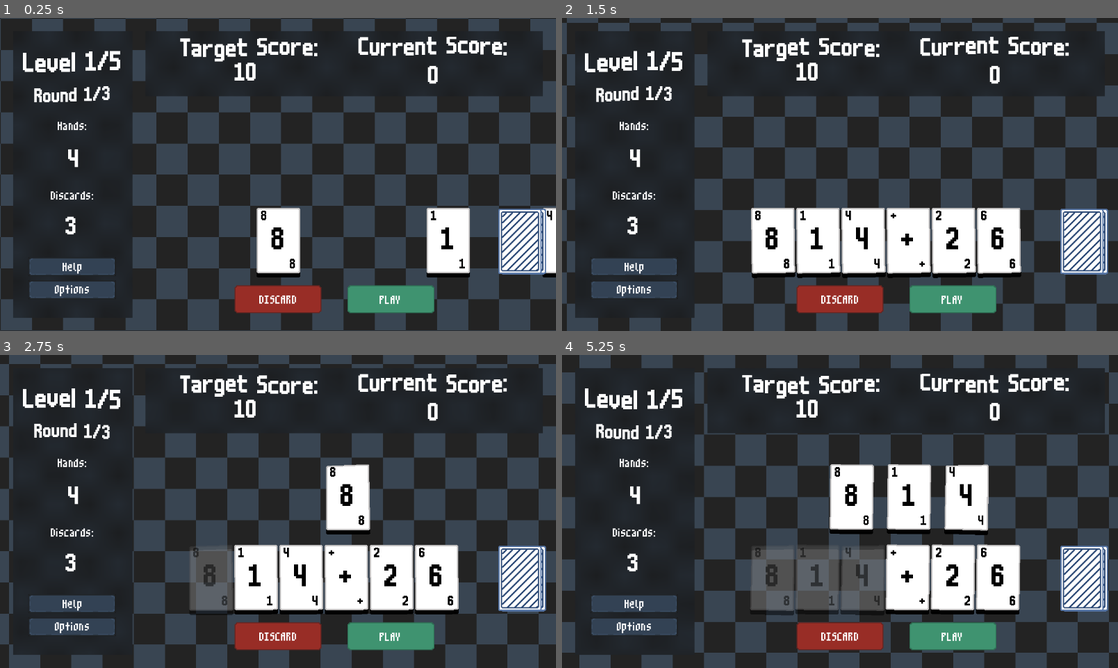
Above: before the commit, frames 1-4 (two rows, left to right).
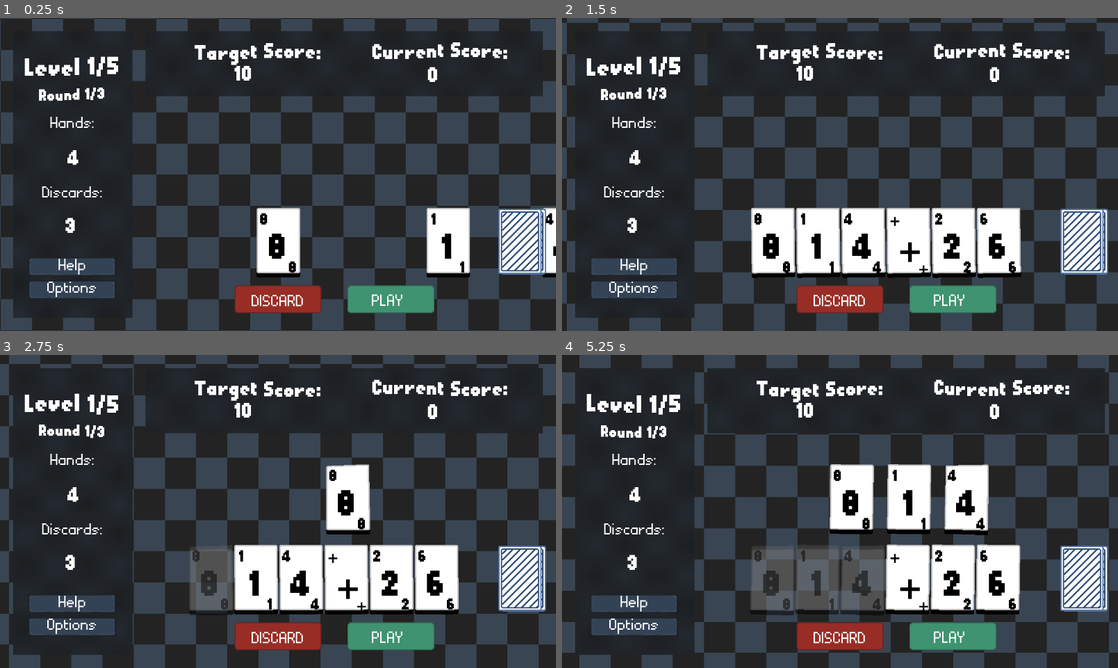
Above: after the commit, the same moments.

Repository: hd2802/stack-demon
Game: Godot game, scene res://_Scenes/LevelRunner/level_runner.tscn
Same seed, same stepped clock (60 frames per second), same inputs: the game is played once before the commit and once after it.
Inputs (mouse positions are in pixels of both pictures, inside the frame that each line leads up to):
- Up to frame 1 (0.25 s): no input
- Up to frame 2 (1.5 s): click "PLAY" at 0.5 s; click "PLAY" at 1.25 s
- Up to frame 3 (2.75 s): click (211, 577) at 2 s
- Up to frame 4 (5.25 s): click (773, 577) at 2.77 s; click (817, 577) at 3.52 s; click (817, 577) at 4.25 s; click (862, 577) at 5.02 s

The runs differ from the first frame. In frame 1, 4.6% of the frame differs, in the area x 4-100%, y 6-93%; in frame 2, 5.5%; in frame 3, 5.7%; in frame 4, 6.1%, in the area x 4-92%, y 6-93%.

Commit message:
feat: change font

Diff:
--- a/Resources/Themes/card_theme.tres
+++ b/Resources/Themes/card_theme.tres
@@ -1,8 +1,8 @@
 [gd_resource type="Theme" load_steps=2 format=3 uid="uid://b8rufdjyp1b2b"]
 
-[ext_resource type="FontFile" uid="uid://ddaxbmish44ev" path="res://Assets/Fonts/m6x11.ttf" id="1_8tug8"]
+[ext_resource type="FontFile" uid="uid://cmj4l0bfu24do" path="res://Assets/Fonts/PixelAE-Bold.ttf" id="1_pfk36"]
 
 [resource]
-default_font = ExtResource("1_8tug8")
+default_font = ExtResource("1_pfk36")
 default_font_size = 72
 Label/colors/font_color = Color(0, 0, 0, 1)
--- a/Resources/Themes/default.tres
+++ b/Resources/Themes/default.tres
@@ -1,8 +1,8 @@
 [gd_resource type="Theme" load_steps=2 format=3 uid="uid://w4cehlc025w8"]
 
-[ext_resource type="FontFile" uid="uid://ddaxbmish44ev" path="res://Assets/Fonts/m6x11.ttf" id="1_a7nir"]
+[ext_resource type="FontFile" uid="uid://cmj4l0bfu24do" path="res://Assets/Fonts/PixelAE-Bold.ttf" id="1_piocd"]
 
 [resource]
-default_font = ExtResource("1_a7nir")
+default_font = ExtResource("1_piocd")
 default_font_size = 60
 Label/colors/font_color = Color(0, 0, 0, 1)
--- a/Resources/Themes/label.tres
+++ b/Resources/Themes/label.tres
@@ -1,7 +1,7 @@
 [gd_resource type="Theme" load_steps=2 format=3 uid="uid://engys5p3iknv"]
 
-[ext_resource type="FontFile" uid="uid://dau2kfrillxnh" path="res://Assets/Fonts/m3x6.ttf" id="1_fgx82"]
+[ext_resource type="FontFile" uid="uid://cna0rxqurctla" path="res://Assets/Fonts/PixelAE-Regular.ttf" id="1_uyiqx"]
 
 [resource]
-default_font = ExtResource("1_fgx82")
-default_font_size = 50
+default_font = ExtResource("1_uyiqx")
+default_font_size = 32
--- a/Resources/Themes/level_title.tres
+++ b/Resources/Themes/level_title.tres
@@ -1,7 +1,7 @@
 [gd_resource type="Theme" load_steps=2 format=3 uid="uid://dltx8n0ryx35r"]
 
-[ext_resource type="FontFile" uid="uid://ddaxbmish44ev" path="res://Assets/Fonts/m6x11.ttf" id="1_8o50r"]
+[ext_resource type="FontFile" uid="uid://cmj4l0bfu24do" path="res://Assets/Fonts/PixelAE-Bold.ttf" id="1_qsdrv"]
 
 [resource]
-default_font = ExtResource("1_8o50r")
-default_font_size = 64
+default_font = ExtResource("1_qsdrv")
+default_font_size = 50
--- a/Resources/Themes/stack.tres
+++ b/Resources/Themes/stack.tres
@@ -1,7 +1,7 @@
 [gd_resource type="Theme" load_steps=2 format=3 uid="uid://de0d88t3bbp3w"]
 
-[ext_resource type="FontFile" uid="uid://ddaxbmish44ev" path="res://Assets/Fonts/m6x11.ttf" id="1_3c2sy"]
+[ext_resource type="FontFile" uid="uid://cmj4l0bfu24do" path="res://Assets/Fonts/PixelAE-Bold.ttf" id="1_rhcv2"]
 
 [resource]
-default_font = ExtResource("1_3c2sy")
-default_font_size = 60
+default_font = ExtResource("1_rhcv2")
+default_font_size = 42
--- a/Resources/Themes/stack_item.tres
+++ b/Resources/Themes/stack_item.tres
@@ -1,8 +1,8 @@
 [gd_resource type="Theme" load_steps=2 format=3 uid="uid://dom63suaqtrwc"]
 
-[ext_resource type="FontFile" uid="uid://ddaxbmish44ev" path="res://Assets/Fonts/m6x11.ttf" id="1_dm8wk"]
+[ext_resource type="FontFile" uid="uid://cmj4l0bfu24do" path="res://Assets/Fonts/PixelAE-Bold.ttf" id="1_1ply8"]
 
 [resource]
-default_font = ExtResource("1_dm8wk")
+default_font = ExtResource("1_1ply8")
 default_font_size = 50
 Label/colors/font_color = Color(0, 0, 0, 1)
--- a/_Scenes/Level/level.tscn
+++ b/_Scenes/Level/level.tscn
@@ -54,8 +54,8 @@
 layout_mode = 0
 offset_left = 80.0
 offset_top = 16.0
-offset_right = 399.0
-offset_bottom = 70.0
+offset_right = 441.0
+offset_bottom = 92.0
 theme = ExtResource("10_ydtrd")
 bbcode_enabled = true
 text = "[wave amp=25 freq=1]Target Score:[/wave]"
@@ -65,9 +65,9 @@
 [node name="CurrentScore" type="RichTextLabel" parent="TargetBar"]
 layout_mode = 0
 offset_left = 490.0
-offset_top = 13.0
-offset_right = 835.0
-offset_bottom = 67.0
+offset_top = 5.0
+offset_right = 869.0
+offset_bottom = 99.0
 theme = ExtResource("10_ydtrd")
 bbcode_enabled = true
 text = "[wave amp=25 freq=1]Current Score:[/wave]"
@@ -78,7 +78,7 @@
 offset_left = 30.0
 offset_top = 75.0
 offset_right = 305.0
-offset_bottom = 139.0
+offset_bottom = 163.0
 theme = ExtResource("4_5phq7")
 bbcode_enabled = true
 horizontal_alignment = 1
@@ -90,7 +90,7 @@
 offset_right = 305.0
 offset_bottom = 211.0
 theme = ExtResource("10_ydtrd")
-theme_override_font_sizes/normal_font_size = 46
+theme_override_font_sizes/normal_font_size = 32
 bbcode_enabled = true
 horizontal_alignment = 1
 vertical_alignment = 1
@@ -133,10 +133,10 @@
 
 [node name="Label" type="Label" parent="PlayCardButton"]
 layout_mode = 0
-offset_left = 74.0
-offset_top = 9.0
-offset_right = 135.0
-offset_bottom = 53.0
+offset_left = 56.0
+offset_top = 15.0
+offset_right = 130.0
+offset_bottom = 114.0
 text = "PLAY
 "
 
@@ -150,10 +150,10 @@
 
 [node name="Label2" type="Label" parent="DiscardButton"]
 layout_mode = 0
-offset_left = 57.0
-offset_top = 8.0
-offset_right = 145.0
-offset_bottom = 93.0
+offset_left = 39.0
+offset_top = 16.0
+offset_right = 161.0
+offset_bottom = 115.0
 text = "DISCARD
 "
 
--- a/_Scenes/Shop/shop.tscn
+++ b/_Scenes/Shop/shop.tscn
@@ -1,31 +1,7 @@
-[gd_scene load_steps=8 format=3 uid="uid://cq85swbj7uyim"]
+[gd_scene load_steps=3 format=3 uid="uid://cq85swbj7uyim"]
 
 [ext_resource type="Script" uid="uid://dsdvaq2rowt4p" path="res://_Scripts/Shop/shop.gd" id="1_lr4xu"]
 [ext_resource type="Theme" uid="uid://engys5p3iknv" path="res://Resources/Themes/label.tres" id="2_nd2u3"]
-[ext_resource type="Shader" uid="uid://btvii1n8uj1ap" path="res://Resources/Shaders/swirl.gdshader" id="2_yg0q2"]
-[ext_resource type="Shader" uid="uid://dh00vr0itc8wv" path="res://Resources/Shaders/blur.gdshader" id="3_o5jc3"]
-[ext_resource type="Theme" uid="uid://de0d88t3bbp3w" path="res://Resources/Themes/stack.tres" id="5_o5jc3"]
-
-[sub_resource type="ShaderMaterial" id="ShaderMaterial_pgat4"]
-shader = ExtResource("2_yg0q2")
-shader_parameter/polar_coordinates = false
-shader_parameter/polar_center = Vector2(0.5, 0.5)
-shader_parameter/polar_zoom = 1.0
-shader_parameter/polar_repeat = 1.0
-shader_parameter/spin_rotation = 0.0
-shader_parameter/spin_speed = 1.0
-shader_parameter/offset = Vector2(0, 0)
-shader_parameter/colour_1 = Color(0.289925, 0.424146, 0.508344, 1)
-shader_parameter/colour_2 = Color(0.205117, 0.205117, 0.205117, 1)
-shader_parameter/colour_3 = Color(0.175168, 0.242768, 0.407085, 1)
-shader_parameter/contrast = 2.0
-shader_parameter/spin_amount = 0.36
-shader_parameter/pixel_filter = 700.0
-
-[sub_resource type="ShaderMaterial" id="ShaderMaterial_ki6lq"]
-shader = ExtResource("3_o5jc3")
-shader_parameter/lod = 4.43
-shader_parameter/mix_percentage = 0.427
 
 [node name="Shop" type="Control"]
 layout_mode = 3
@@ -36,20 +12,6 @@
 grow_vertical = 2
 script = ExtResource("1_lr4xu")
 
-[node name="Background" type="ColorRect" parent="."]
-material = SubResource("ShaderMaterial_pgat4")
-layout_mode = 0
-offset_right = 1280.0
-offset_bottom = 720.0
-
-[node name="PlaceholderPanel" type="ColorRect" parent="."]
-material = SubResource("ShaderMaterial_ki6lq")
-layout_mode = 0
-offset_left = 100.0
-offset_top = 66.0
-offset_right = 1176.0
-offset_bottom = 632.0
-
 [node name="ContinueButton" type="Button" parent="."]
 layout_mode = 0
 offset_left = 515.0
@@ -59,36 +21,4 @@
 theme = ExtResource("2_nd2u3")
 text = "Continue"
 
-[node name="RichTextLabel" type="RichTextLabel" parent="."]
-layout_mode = 0
-offset_left = 4.0
-offset_top = 62.0
-offset_right = 1282.0
-offset_bottom = 206.0
-theme = ExtResource("5_o5jc3")
-theme_override_font_sizes/normal_font_size = 70
-bbcode_enabled = true
-text = "[wave amp=25 freq=1.5] Level Complete[/wave]"
-horizontal_alignment = 1
-vertical_alignment = 1
-
-[node name="Label" type="Label" parent="."]
-layout_mode = 0
-offset_top = 171.0
-offset_right = 1280.0
-offset_bottom = 212.0
-theme = ExtResource("2_nd2u3")
-text = "Pick a Special Card"
-horizontal_alignment = 1
-vertical_alignment = 1
-
-[node name="CardContainer" type="HBoxContainer" parent="."]
-layout_mode = 0
-offset_left = 330.0
-offset_top = 283.0
-offset_right = 930.0
-offset_bottom = 433.0
-theme_override_constants/separation = 16
-alignment = 1
-
 [connection signal="pressed" from="ContinueButton" to="." method="_on_continue_button_pressed"]
--- a/_Scripts/Shop/shop.gd
+++ b/_Scripts/Shop/shop.gd
@@ -1,59 +1,10 @@
 extends Control
 class_name Shop
 
-var selected_card : StaticCard
-
-var card_list : Array[Card]
-var gen_cards : Array[String]
-
-var card_container : HBoxContainer
-var card_one : StaticCard
-var card_two : StaticCard
-var card_three : StaticCard
-
-var CARDS = [
-	"multiply", "multiply", "exponent",
-	"multiply", "multiply", "multiply", "multiply"
-]
-
-signal shop_finished()
+signal shop_finished
 
 func _ready() -> void:
-	get_tree().paused = false
-	card_container = $CardContainer
-	generate_cards()
-
-func generate_cards() -> void:
-	CARDS.shuffle()
-	gen_cards.append(CARDS[0])
-	gen_cards.append(CARDS[1])
-	gen_cards.append(CARDS[2])
-
-	for card in gen_cards:
-		var new_card = load("res://_Scenes/Card/StaticCard/static_card.tscn").instantiate()
-		new_card.createCard(card)
-		card_container.add_child(new_card)
-		new_card.clicked.connect(_on_card_clicked)
-
-func _on_card_clicked(card : StaticCard) -> void:
-	selected_card = card
-	var idx = card_list.find(card)
-
-	for static_card in card_list:
-		if selected_card != static_card:
-			card_container.remove_child(static_card)
-			static_card.queue_free()
-		else:
-			static_card.disabled = true
-
-			var shader_rect = ColorRect.new()
-			shader_rect.set_size(Vector2(100, 150))
-
-			var highlight_shader = load("res://Resources/Shaders/highlight.gdshader")
-			shader_rect.material = ShaderMaterial.new()
-			shader_rect.material.shader = highlight_shader
-
-			static_card.add_child(shader_rect)
+	pass
 
 func _on_continue_button_pressed() -> void:
 	shop_finished.emit()
Binary file added: Assets/Fonts/PixelAE-Bold.ttf
Not shown, added: Assets/Fonts/PixelAE-Bold.ttf.import
Binary file added: Assets/Fonts/PixelAE-Regular.ttf
Not shown, added: Assets/Fonts/PixelAE-Regular.ttf.import
